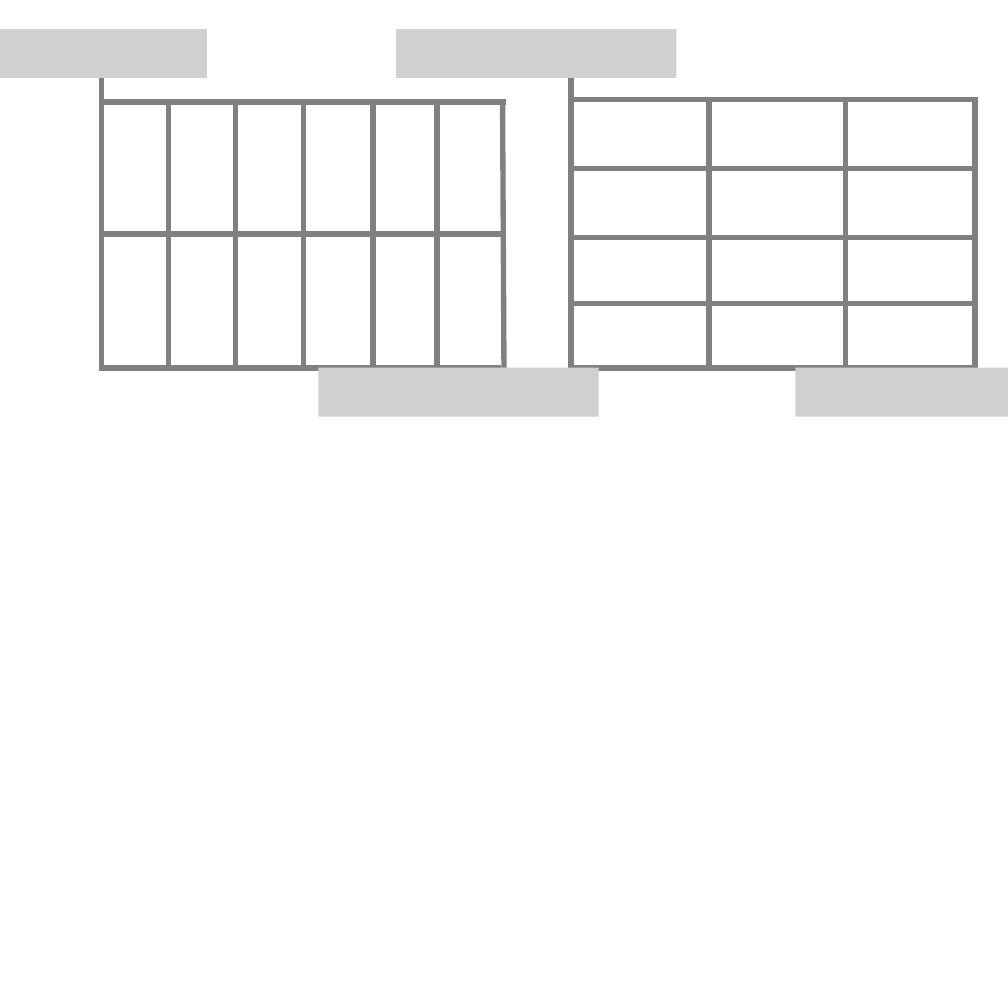
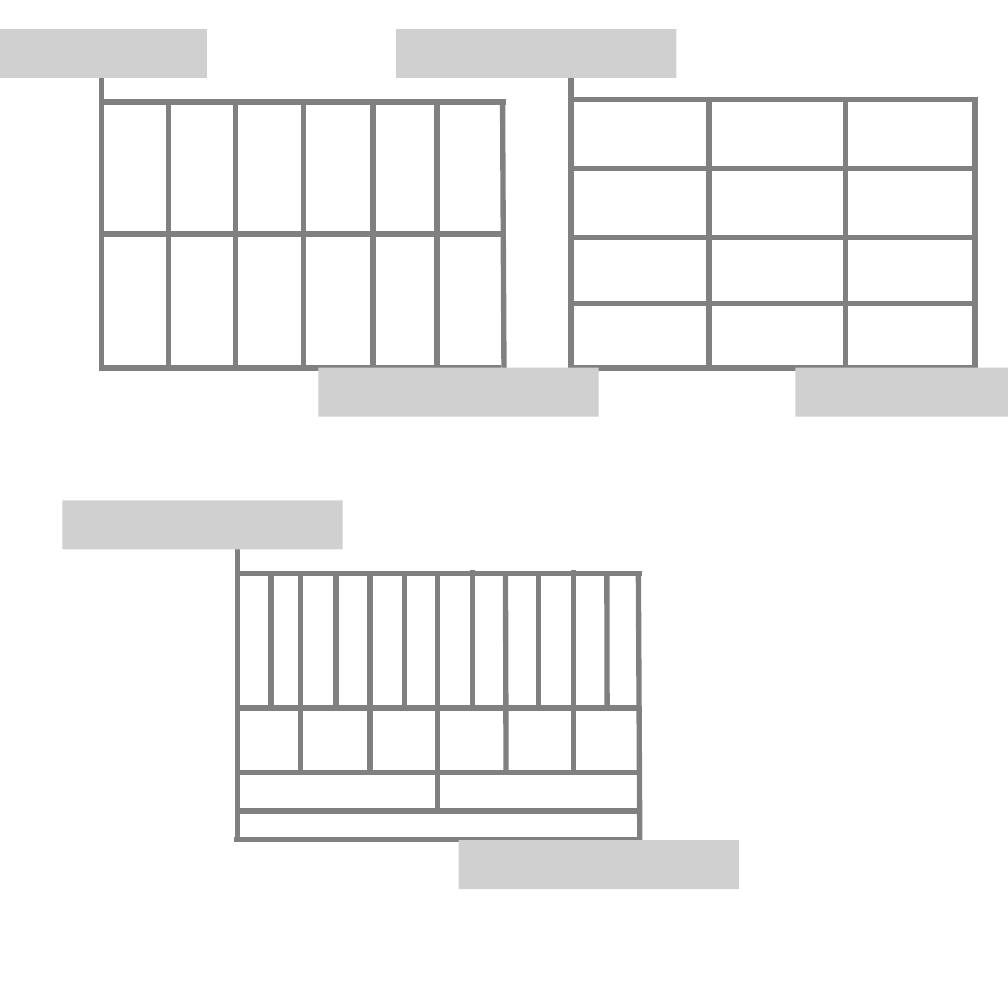
Before and after one commit to Yujingoto/math, a slide deck: slide 8 of figures/figure.pptx. Drawn at 1008x1008 pixels with LibreOffice and Linux fonts; fonts in the diff are those of the drawing; grey boxes stand for pictures. Boxes give left, top, right and bottom in pixels: in the first picture for what was removed or moved away, otherwise in the second. Text is boxed around its words. In the diff, an @@ line names an element or a change of style, - is before the commit and + after.

```diff
--- a/figures/figure.pptx
+++ b/figures/figure.pptx
@@ picture added at (62, 500, 343, 549) @@
@@ line added from (237, 549) to (237, 839), #808080 4.5 pt @@
@@ line added from (239, 574) to (642, 574), #808080 4.5 pt @@
@@ line added from (271, 572) to (271, 708), #808080 4.5 pt @@
@@ line added from (300, 573) to (300, 773), #808080 4.5 pt @@
@@ line added from (336, 574) to (336, 710), #808080 4.5 pt @@
@@ line added from (370, 572) to (370, 772), #808080 4.5 pt @@
@@ line added from (405, 574) to (405, 710), #808080 4.5 pt @@
@@ line added from (438, 574) to (438, 811), #808080 4.5 pt @@
@@ line added from (472, 570) to (472, 708), #808080 4.5 pt @@
@@ line added from (505, 573) to (506, 772), #808080 4.5 pt @@
@@ line added from (539, 572) to (539, 708), #808080 4.5 pt @@
@@ line added from (574, 570) to (574, 772), #808080 4.5 pt @@
@@ line added from (607, 574) to (607, 708), #808080 4.5 pt @@
@@ line added from (638, 576) to (640, 842), #808080 4.5 pt @@
@@ line added from (237, 708) to (640, 708), #808080 4.5 pt @@
@@ line added from (235, 772) to (638, 772), #808080 4.5 pt @@
@@ line added from (235, 839) to (637, 839), #808080 4.5 pt @@
@@ line added from (236, 811) to (638, 811), #808080 4.5 pt @@
@@ picture added at (458, 840, 739, 889) @@
```
Also in this commit, not shown: 13 other files.
